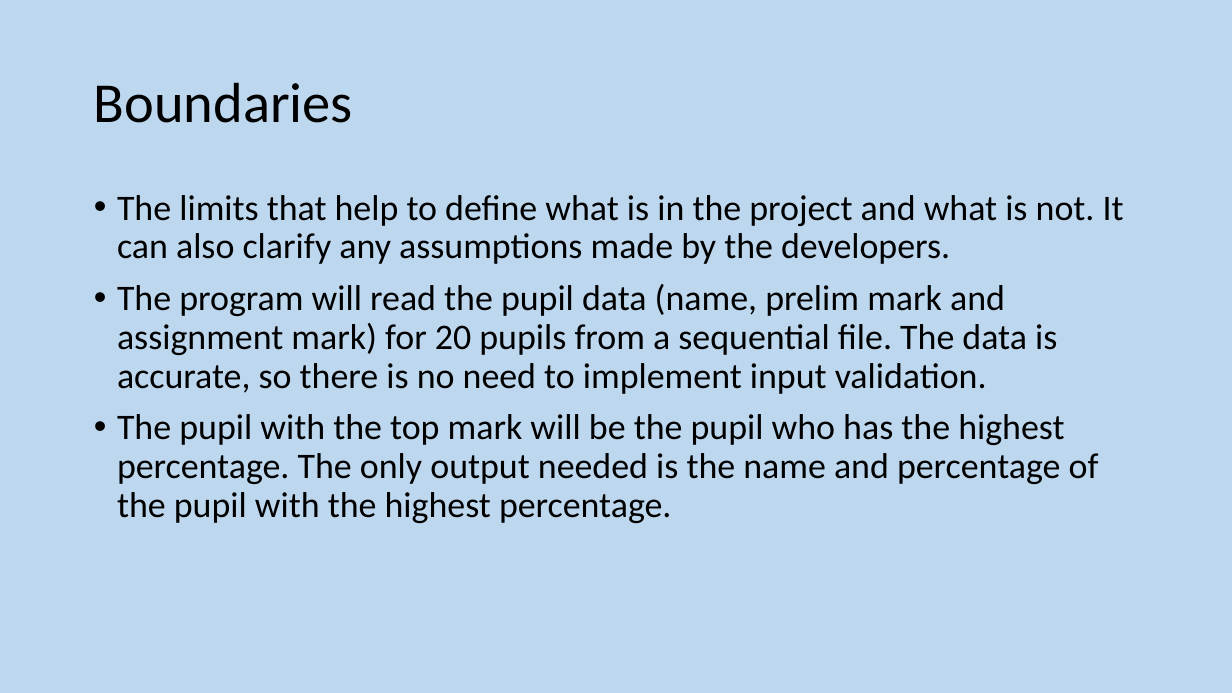
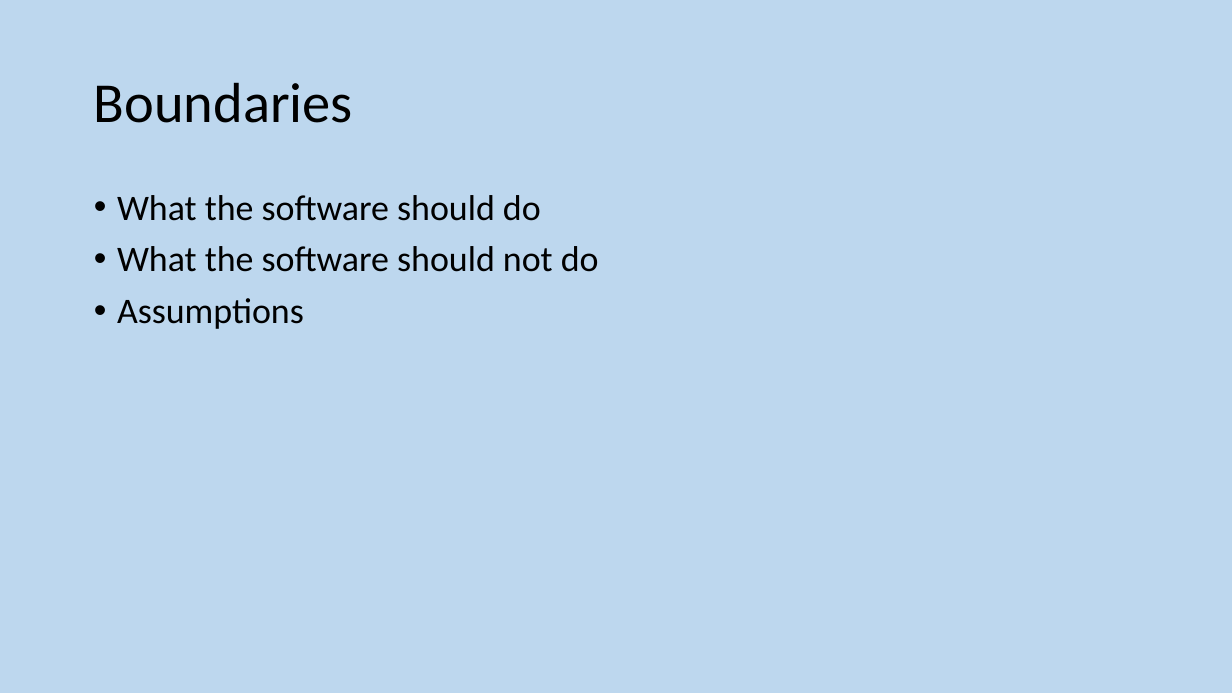
Before and after one commit to MrFriendCS/MrFriendCS.github.io, a slide deck: slide 142 of higher/sdd/H CS SDD Slides.pptx (slide 141 before the commit). Drawn at 1232x693 pixels with LibreOffice and Linux fonts; fonts in the diff are those of the drawing. Boxes give left, top, right and bottom in pixels: in the first picture for what was removed or moved away, otherwise in the second. Text is boxed around its words. In the diff, an @@ line names an element or a change of style, - is before the commit and + after.

```diff
--- a/higher/sdd/H CS SDD Slides.pptx
+++ b/higher/sdd/H CS SDD Slides.pptx
@@ text at [117, 195, 599, 329]: text changed @@
-• The limits that help to define what is in the project and what is not. It can also clarify any assumptions made by the developers.
-• The program will read the pupil data (name, prelim mark and assignment mark) for 20 pupils from a sequential file. The data is accurate, so there is no need to implement input validation.
-• The pupil with the top mark will be the pupil who has the highest percentage. The only output needed is the name and percentage of the pupil with the highest percentage.
+• What the software should do
+• What the software should not do
+• Assumptions
```
Also in this commit, not shown: 4 other slides changed, 10 slides added, 4 slides removed.
